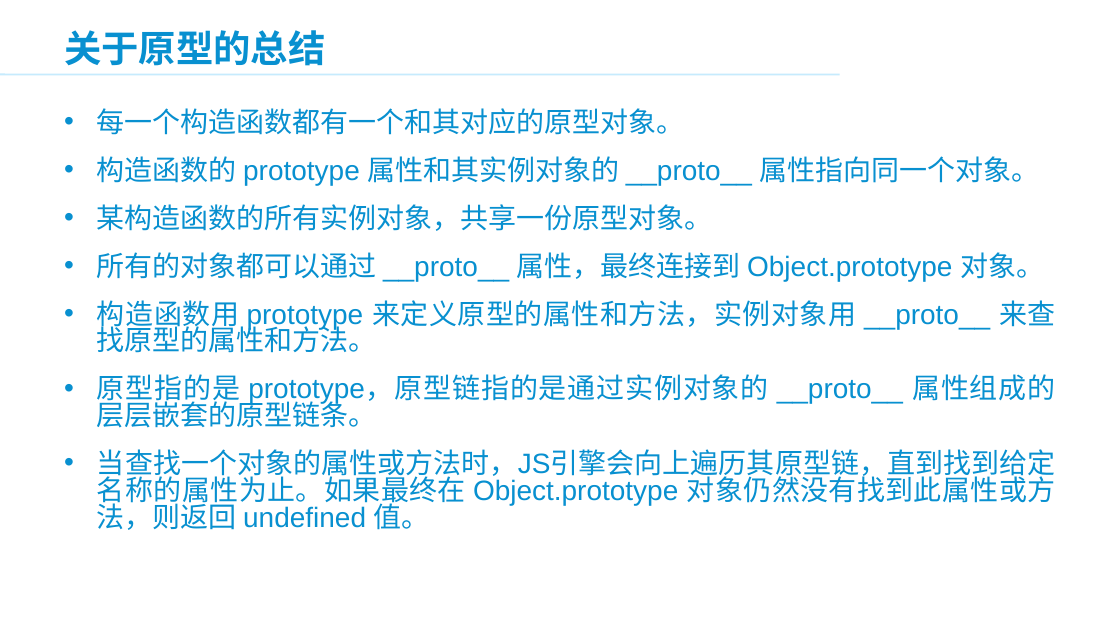
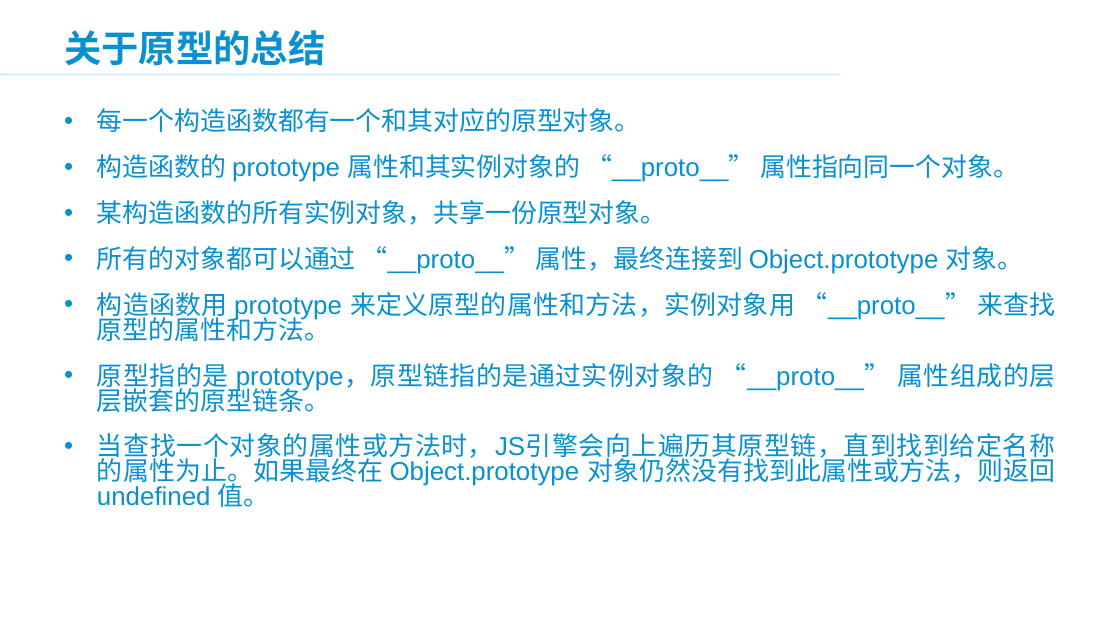
Before and after one commit to panxuepeng/javascript, a slide deck: slide 36 of ppt/3.JavaScript 高级部分.ppt. Drawn at 1120x630 pixels with LibreOffice and Linux fonts; fonts in the diff are those of the drawing; background and template pictures are left out. Boxes give left, top, right and bottom in pixels: in the first picture for what was removed or moved away, otherwise in the second. Text is boxed around its words. In the diff, an @@ line names an element or a change of style, - is before the commit and + after.

Commit message:
prototype

```diff
--- a/ppt/3.JavaScript 高级部分.ppt
+++ b/ppt/3.JavaScript 高级部分.ppt
@@ text at <box>97,108,1055,507</box>: size 24 to 22.2 pt in "每一个构造函数都有一个和其对应的原型对象。", "某构造函数的所有实例对象，共享一份原型对象。", "当查找一个对象的属性或方法时，JS引擎会向上遍历其原型链，直到找到给定名称的属性为止。如果最终在 Object.prot ..." @@
@@ text at <box>97,154,1019,182</box>: text changed; size 24 to 22.2 pt @@
-• 构造函数的 prototype 属性和其实例对象的 __proto__ 属性指向同一个对象。
+• 构造函数的 prototype 属性和其实例对象的 “__proto__” 属性指向同一个对象。
@@ text at <box>97,246,1055,412</box>: text changed; size 24 to 22.2 pt @@
-• 所有的对象都可以通过 __proto__ 属性，最终连接到 Object.prototype 对象。
-• 构造函数用 prototype 来定义原型的属性和方法，实例对象用 __proto__ 来查找原型的属性和方法。
-• 原型指的是 prototype，原型链指的是通过实例对象的 __proto__ 属性组成的层层嵌套的原型链条。
+• 所有的对象都可以通过 “__proto__” 属性，最终连接到 Object.prototype 对象。
+• 构造函数用 prototype 来定义原型的属性和方法，实例对象用 “__proto__” 来查找原型的属性和方法。
+• 原型指的是 prototype，原型链指的是通过实例对象的 “__proto__” 属性组成的层层嵌套的原型链条。
```
Also in this commit, not shown: 7 other slides changed, 2 slides added, 2 slides removed, 5 other files.
